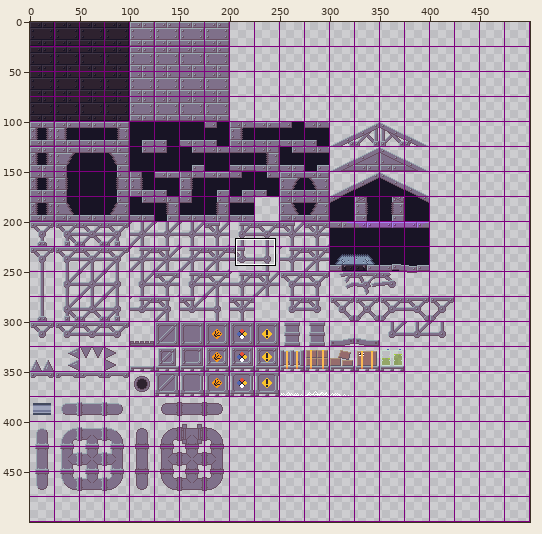
Two states of a sprite sheet, sprites/terrain-metal-24x.png. The picture above shows the old version from afar; the outline marks the close-up.
Close-up. Before the edit:
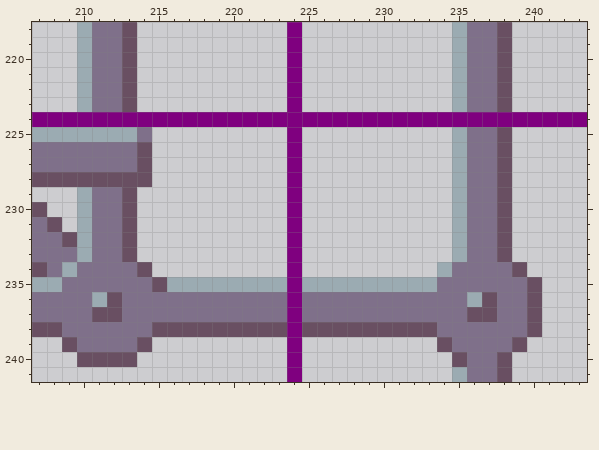
The file is 500x500 pixels. Colours within 5 levels of each other are drawn and written as one. Shown: x 207..243, y 218..241.
The result:
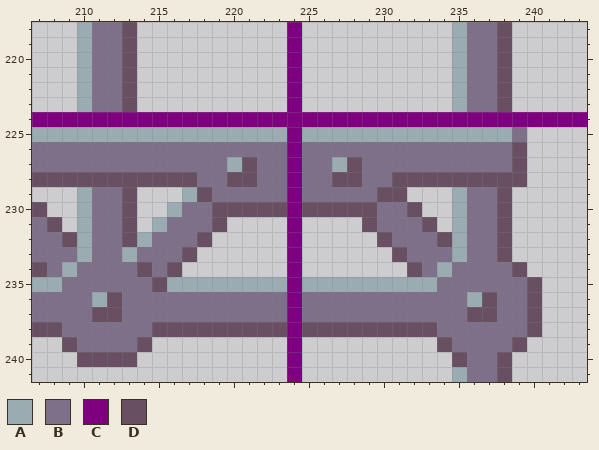
Palette (. is transparent): A #9babb2  B #7f708a  C #7f007f  D #694f62
Author's note on the commit: Fixed mistakes on terrain tilemap
Difference:
y 225: x 214..223 B......... -> AAAAAAAAAA; x 225..234 .......... -> AAAAAAAAAA; x 236..239 BBD. -> AAAB
y 226: x 214..223 D......... -> BBBBBBBBBB; x 225..235 ..........A -> BBBBBBBBBBB; x 238..239 D. -> BD
y 227: x 214..223 D......... -> BBBBBBADBB; x 225..235 ..........A -> BBADBBBBBBB; x 238..239 D. -> BD
y 228: x 215..223 ......... -> DDDBBDDBB; x 225..237 ..........ABB -> BBDDBBDDDDDDD; x 239 . -> D
y 229: x 217..223 ....... -> ADBBBBB; x 225..231 ....... -> BBBBBDD
y 230: x 216..223 ........ -> ABBDDDDD; x 225..232 ........ -> DDDDDBBD
y 231: x 215..219 ..... -> ABBBD; x 229..233 ..... -> DBBBD
y 232: x 214..218 ..... -> ABBBD; x 230..234 ..... -> DBBBD
y 233: x 213..217 D.... -> ABBBD; x 231..234 .... -> DBBB
y 234: x 215..216 .. -> BD; x 232..233 .. -> DB
Boxes around the changes in both close-ups, in picture pixels (x1, y1, x2, y2):
changed: (122, 127, 527, 277)
